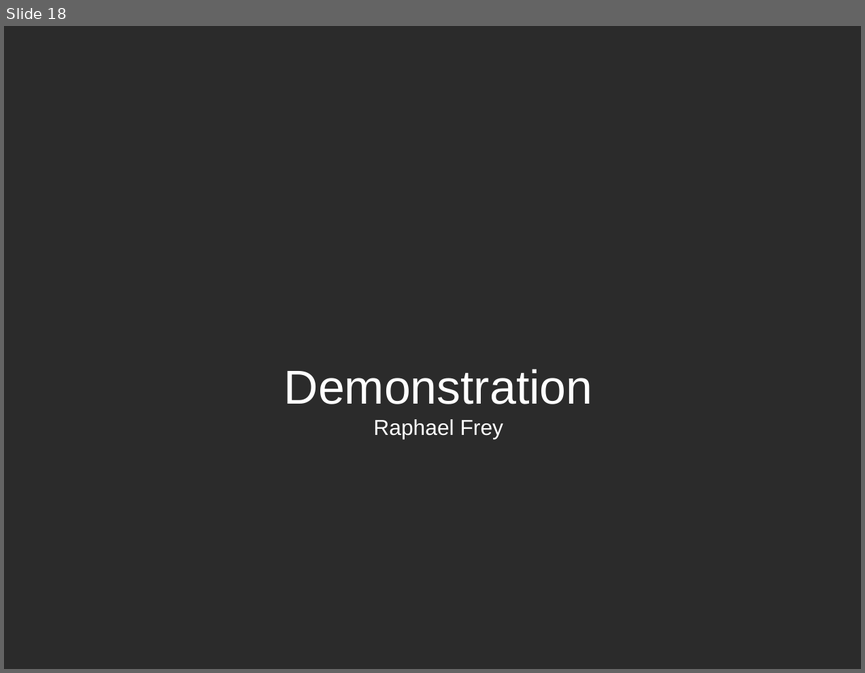
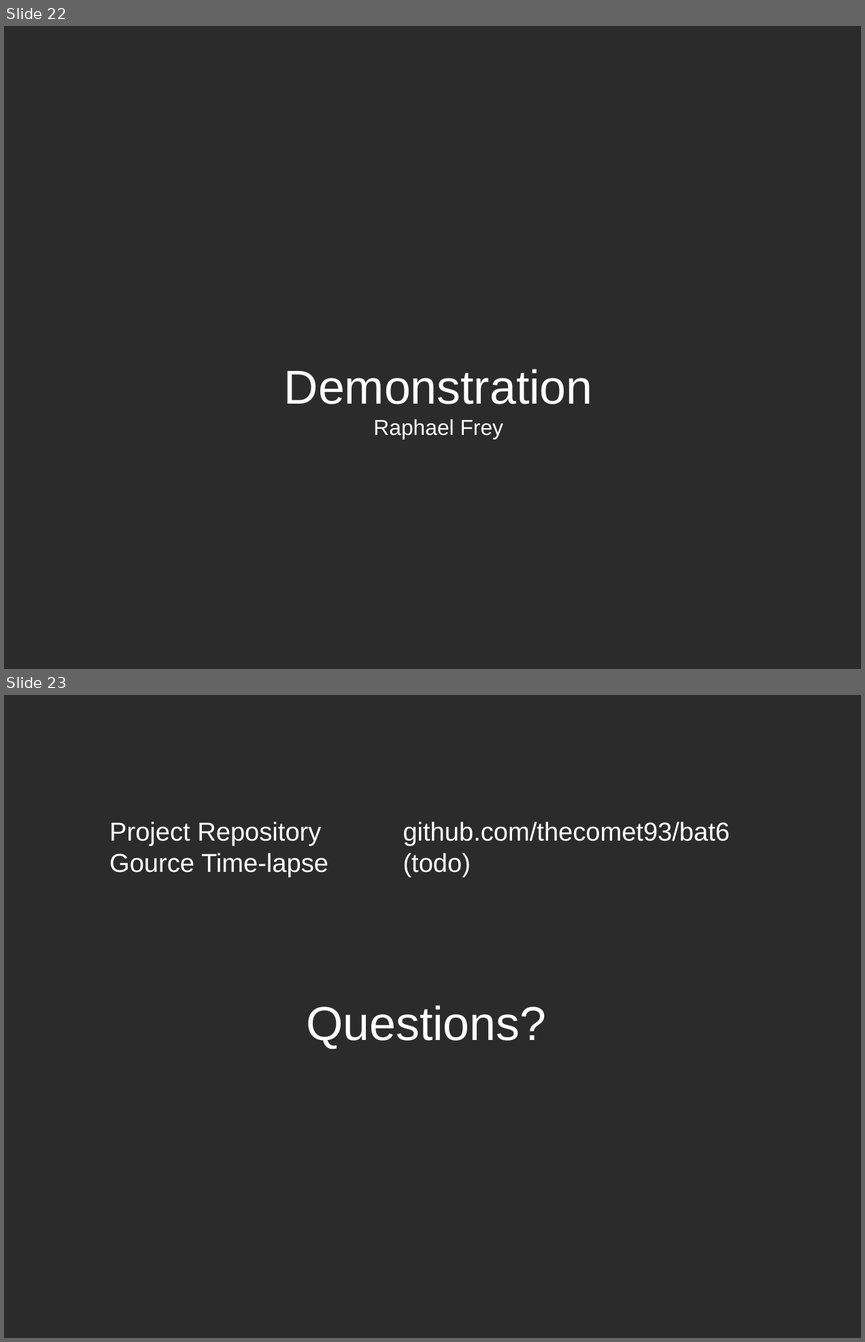
Before and after one commit to TheComet/bat6, a slide deck: doc/presentation/libreoffice/presentation.odp. Shown one above the other, each under a label of ours: slide 18 before the commit, slides 22 and 23 after it. The pictures are 865x673 and 865x1342 pixels, drawn with LibreOffice and Linux fonts; fonts in the diff are those of the drawing; background and template pictures are left out; a plain dark background stands for a picture behind light text. Boxes give left, top, right and bottom in pixels: in the first picture for what was removed or moved away, otherwise in the second. Text is boxed around its words. In the diff, an @@ line names an element or a change of style, - is before the commit and + after.

```diff
--- a/doc/presentation/libreoffice/presentation.odp
+++ b/doc/presentation/libreoffice/presentation.odp
@@ slide 23 added at (4, 695, 861, 1338), background picture (left out) @@
@@ text added at (109, 821, 328, 877), 24 pt, text #FFFFFF @@
+Project Repository
+Gource Time-lapse
@@ text added at (403, 821, 730, 877), 24 pt, text #FFFFFF @@
+github.com/thecomet93/bat6
+(todo)
@@ title added at (306, 1005, 546, 1049), 44 pt, text #FFFFFF @@
+Questions?
@@ what was slide 18 is now slide 22 @@
```
Also in this commit, not shown: 3 slides changed, 9 other slides added, 6 slides removed.
